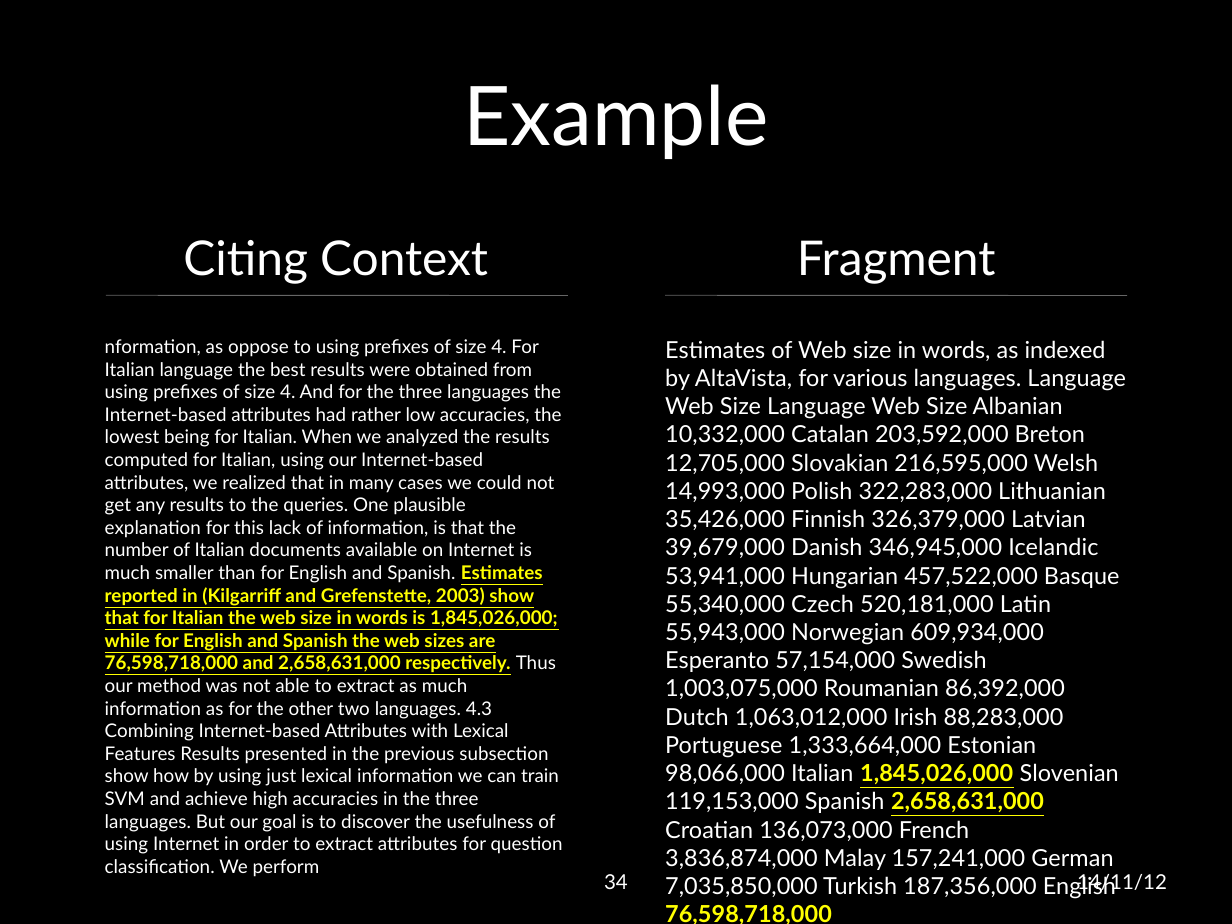
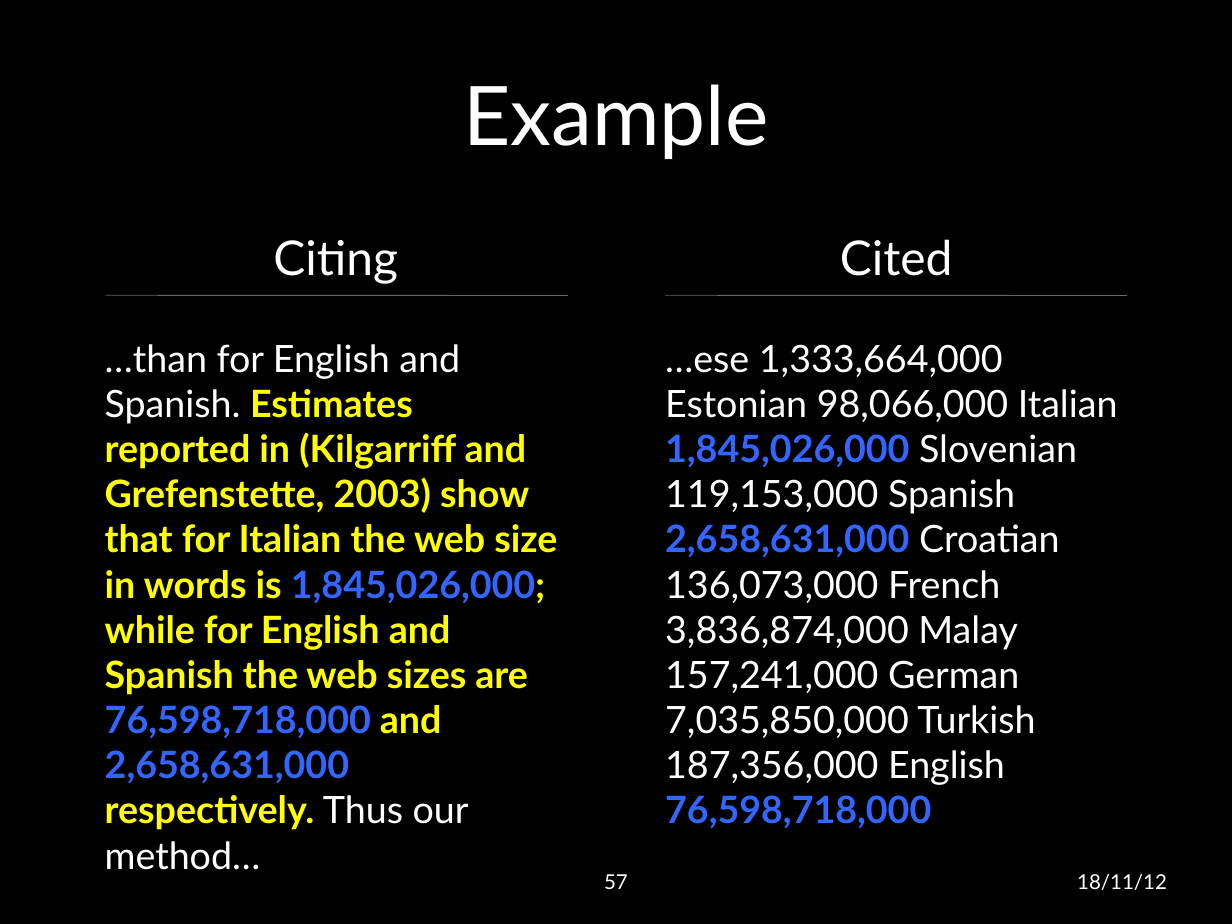
Before and after one commit to lwheng/fyp, a slide deck: slide 57 of presentation/final presentation.pptx (slide 34 before the commit). Drawn at 1232x924 pixels with LibreOffice and Linux fonts; fonts in the diff are those of the drawing; background and template pictures are left out. Boxes give left, top, right and bottom in pixels: in the first picture for what was removed or moved away, otherwise in the second. Text is boxed around its words. In the diff, an @@ line names an element or a change of style, - is before the commit and + after.

```diff
--- a/presentation/final presentation.pptx
+++ b/presentation/final presentation.pptx
@@ text at box(840, 239, 953, 276): text changed @@
-Fragment
+Cited
@@ text at box(273, 240, 398, 284): text changed @@
-Citing Context
+Citing
@@ text at box(105, 344, 557, 830): text changed; size 11 to 22 pt; text colour #FFFFFF to #FFFF00; bold on @@
-nformation, as oppose to using prefixes of size 4. For Italian language the best results were obtained from using prefixes of size 4. And for the three languages the Internet-based attributes had rather low accuracies, the lowest being for Italian. When we analyzed the results computed for Italian, using our Internet-based attributes, we realized that in many cases we could not get any results to the queries. One plausible explanation for this lack of information, is that the number of Italian documents available on Internet is much smaller than for English and Spanish. Estimates reported in (Kilgarriff and Grefenstette, 2003) show that for Italian the web size in words is 1,845,026,000; while for English and Spanish the web sizes are 76,598,718,000 and 2,658,631,000 respectively. Thus our method was not able to extract as much information as for the other two languages. 4.3 Combining Internet-based Attributes with Lexical Features Results presented in the previous subsection show how by using just lexical information we can train SVM and achieve high accuracies in the three languages. But our goal is to discover the usefulness of using Internet in order to extract attributes for question classification. We perform
+…than for English and Spanish. Estimates reported in (Kilgarriff and Grefenstette, 2003) show that for Italian the web size in words is 1,845,026,000; while for English and Spanish the web sizes are 76,598,718,000 and 2,658,631,000 respectively. Thus our method…
@@ text at box(665, 344, 1118, 828): text changed; size 13.8 to 22 pt @@
-Estimates of Web size in words, as indexed by AltaVista, for various languages. Language Web Size Language Web Size Albanian 10,332,000 Catalan 203,592,000 Breton 12,705,000 Slovakian 216,595,000 Welsh 14,993,000 Polish 322,283,000 Lithuanian 35,426,000 Finnish 326,379,000 Latvian 39,679,000 Danish 346,945,000 Icelandic 53,941,000 Hungarian 457,522,000 Basque 55,340,000 Czech 520,181,000 Latin 55,943,000 Norwegian 609,934,000 Esperanto 57,154,000 Swedish 1,003,075,000 Roumanian 86,392,000 Dutch 1,063,012,000 Irish 88,283,000 Portuguese 1,333,664,000 Estonian 98,066,000 Italian 1,845,026,000 Slovenian 119,153,000 Spanish 2,658,631,000 Croatian 136,073,000 French 3,836,874,000 Malay 157,241,000 German 7,035,850,000 Turkish 187,356,000 English 76,598,718,000
+…ese 1,333,664,000 Estonian 98,066,000 Italian 1,845,026,000 Slovenian 119,153,000 Spanish 2,658,631,000 Croatian 136,073,000 French 3,836,874,000 Malay 157,241,000 German 7,035,850,000 Turkish 187,356,000 English 76,598,718,000
@@ page number at box(604, 874, 628, 889): text changed @@
-34
+57
@@ text at box(1077, 874, 1167, 890): text changed @@
-14/11/12
+18/11/12
```
Also in this commit, not shown: 58 other slides changed, 31 slides added, 4 slides removed.
